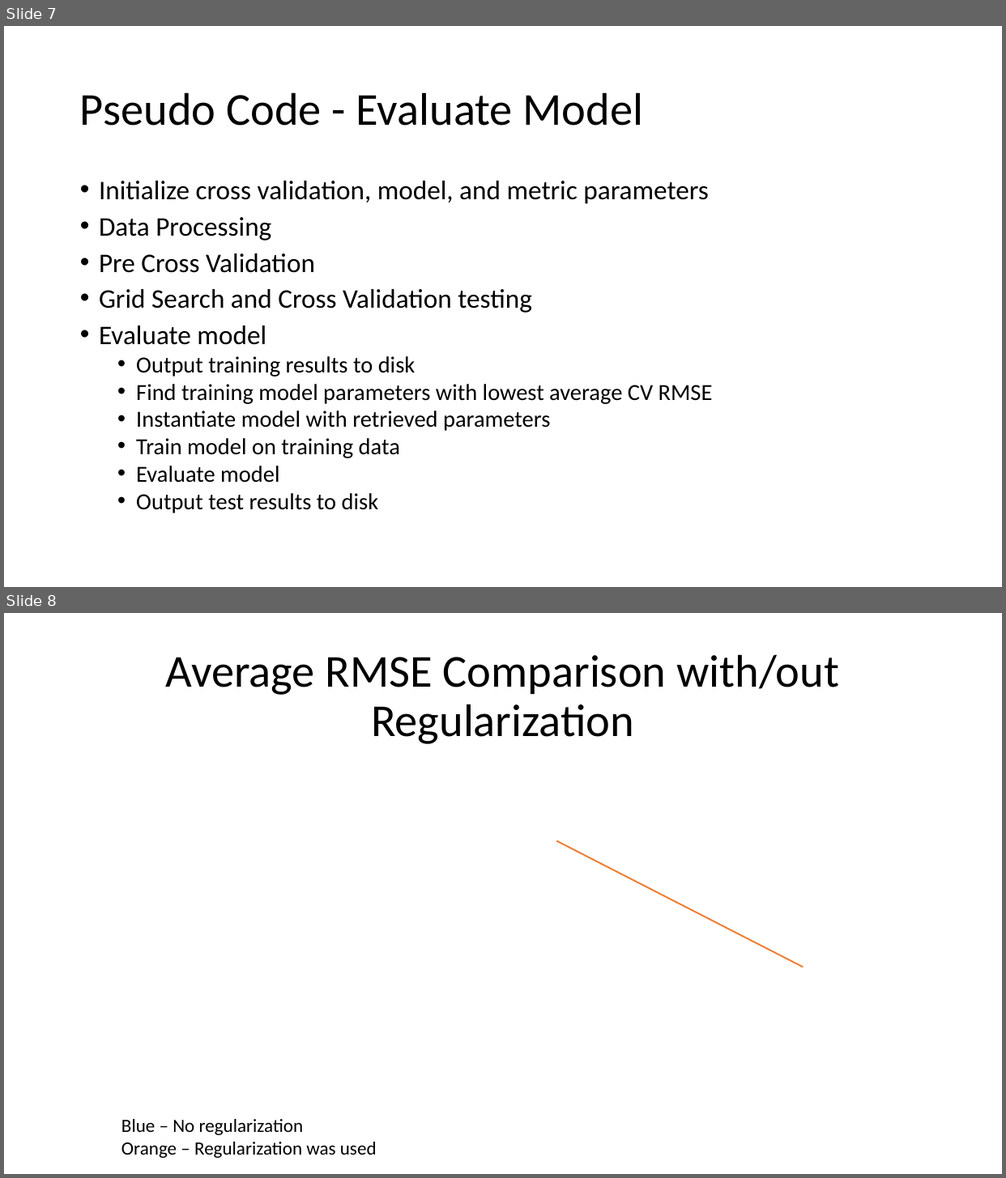
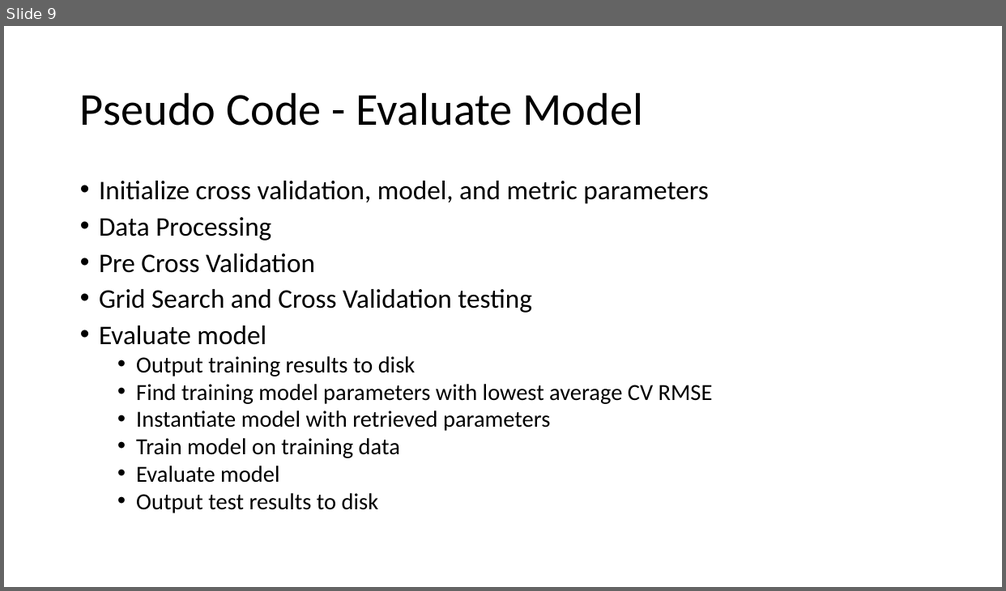
Before and after one commit to Boukos/cs657_mining_massive_datasets, a slide deck: movie_recommender_system/report/CS657 - Homework 4 Report.pptx. Shown one above the other, each under a label of ours: slides 7 and 8 before the commit, slide 9 after it. The pictures are 1006x1178 and 1006x591 pixels, drawn with LibreOffice and Linux fonts; fonts in the diff are those of the drawing. Boxes give left, top, right and bottom in pixels: in the first picture for what was removed or moved away, otherwise in the second. Text is boxed around its words. In the diff, an @@ line names an element or a change of style, - is before the commit and + after.

```diff
--- a/movie_recommender_system/report/CS657 - Homework 4 Report.pptx
+++ b/movie_recommender_system/report/CS657 - Homework 4 Report.pptx
@@ slide 8 removed at (4, 613, 1002, 1174), background #FFFFFF @@
@@ title removed at (165, 654, 839, 744) @@
-Average RMSE Comparison with/out Regularization
@@ line removed from (556, 841) to (803, 967) @@
@@ text removed at (121, 1119, 377, 1158) @@
-Blue – No regularization
-Orange – Regularization was used
@@ what was slide 7 is now slide 9 @@
```
Also in this commit, not shown: 9 other slides changed, 1 slide added, 1 other slide removed, 10 other files.
